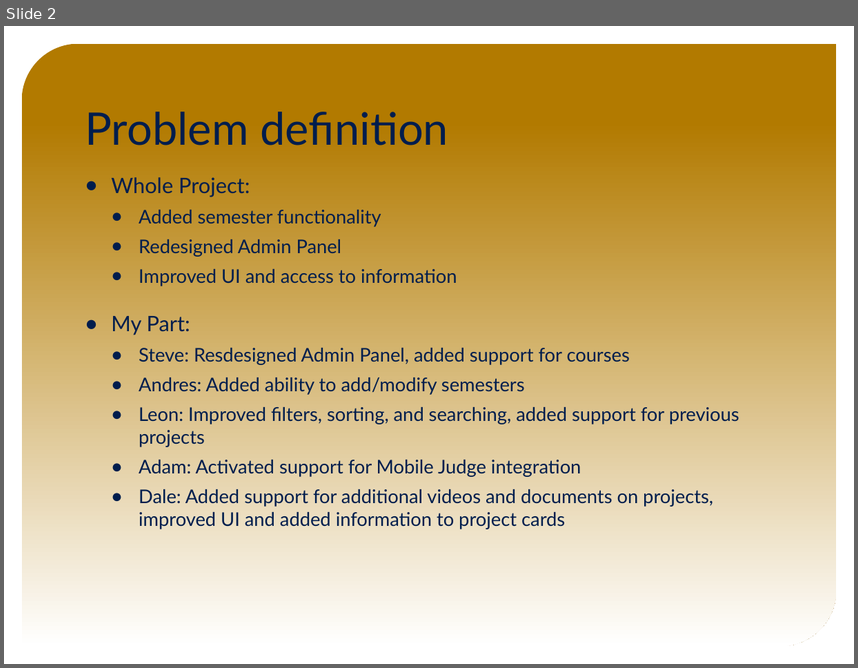
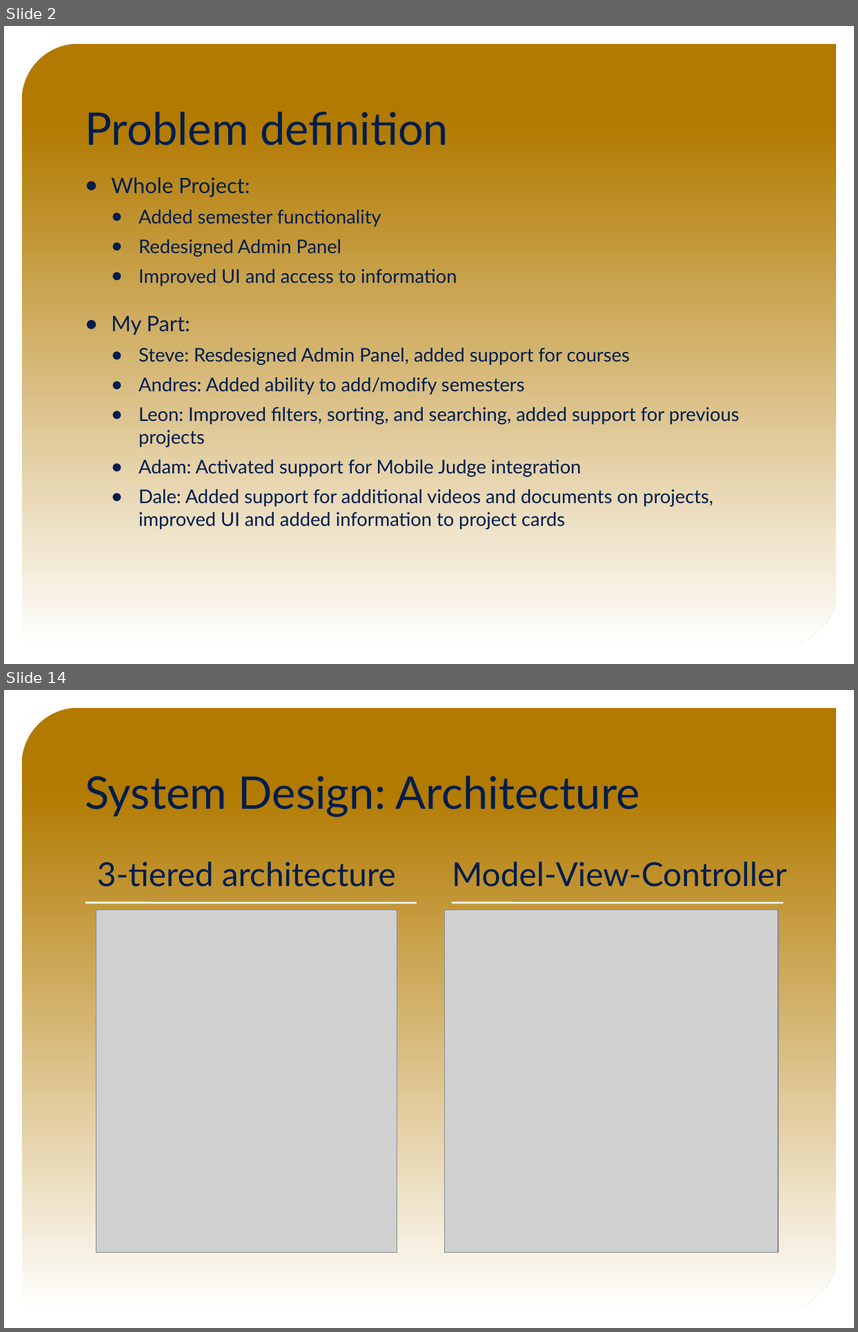
Before and after one commit to FIU-SCIS-Senior-Projects/VIP-Website-7.0, a slide deck: Presentation Slides/Final Presentation Slides.pptx. Shown one above the other, each under a label of ours: slide 2 before the commit, slides 2 and 14 after it; the slides between them are not shown. The pictures are 858x668 and 858x1332 pixels, drawn with LibreOffice and Linux fonts; fonts in the diff are those of the drawing; grey boxes stand for pictures; background and template pictures are left out. Boxes give left, top, right and bottom in pixels: in the first picture for what was removed or moved away, otherwise in the second. Text is boxed around its words. In the diff, an @@ line names an element or a change of style, - is before the commit and + after.

```diff
--- a/Presentation Slides/Final Presentation Slides.pptx
+++ b/Presentation Slides/Final Presentation Slides.pptx
@@ slide 14 added at (x1=4, y1=690, x2=854, y2=1328), background picture (left out); not listed: 1 template element that a slide beside it also shows @@
@@ title added at (x1=85, y1=776, x2=640, y2=817), 38 pt, text #001D4D @@
+System Design: Architecture
@@ text added at (x1=97, y1=861, x2=396, y2=887), 28 pt, text #001D4D @@
+3-tiered architecture
@@ text added at (x1=452, y1=861, x2=787, y2=887), 28 pt, text #001D4D @@
+Model-View-Controller
@@ line added from (85, 903) to (417, 903), #FFFFFF 1.5 pt @@
@@ picture added at (x1=96, y1=909, x2=397, y2=1252) @@
@@ picture added at (x1=444, y1=909, x2=777, y2=1252) @@
@@ line added from (452, 903) to (784, 903), #FFFFFF 1.5 pt @@
```
Also in this commit, not shown: 6 slides changed, 10 other slides added, 6 slides removed, 1 other file.
